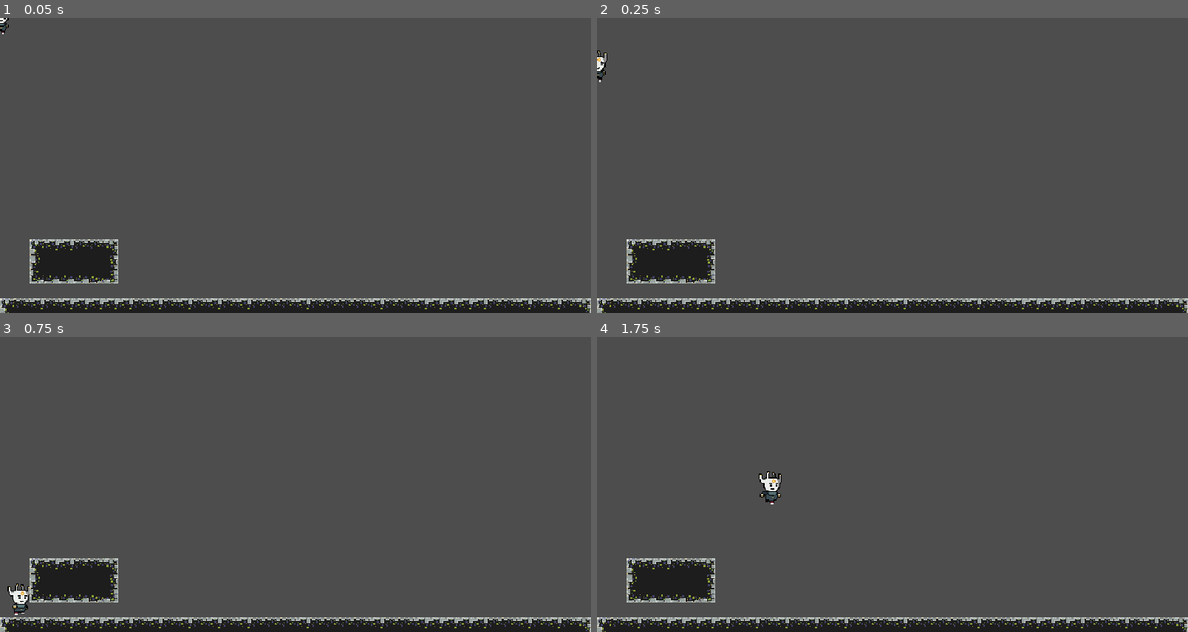
Above: before the commit, frames 1-4 (two rows, left to right).
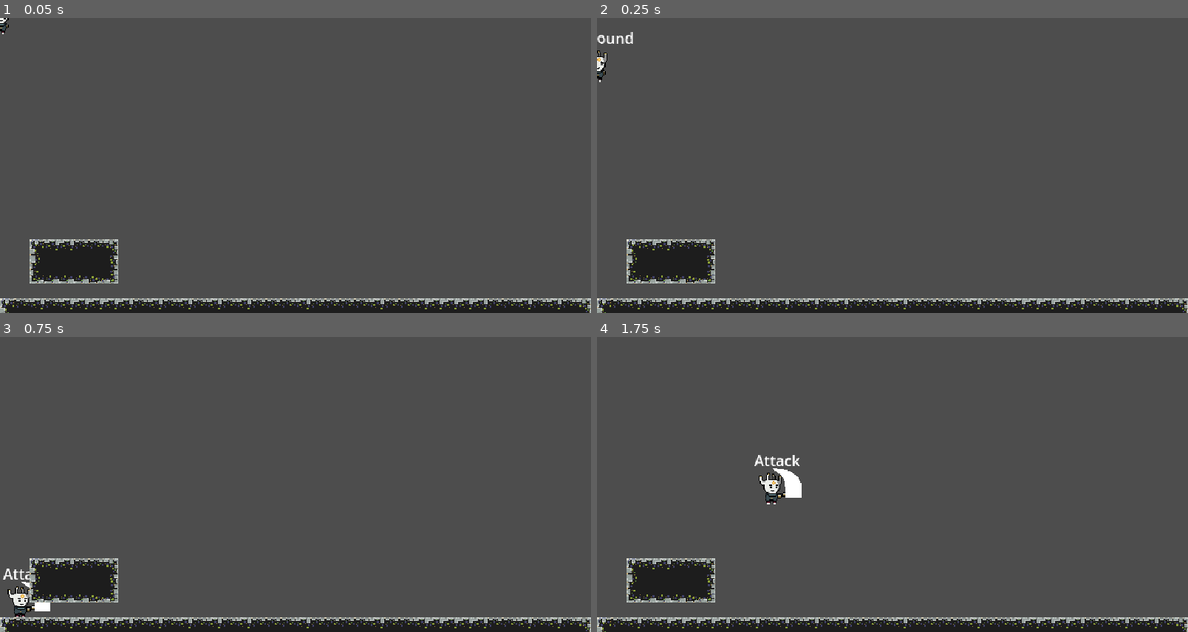
Above: after the commit, the same moments.

Repository: BugzTheBunny/GodotMetroidvania
Game: Godot game, scene res://Scenes/main.tscn
The game is run twice, just before and just after one commit, with the same random seed, the same clock (stepped at 60 frames per second) and the same inputs.
Inputs:
- Up to frame 1 (0.05 s): no input
- Up to frame 2 (0.25 s): no input
- Up to frame 3 (0.75 s): hold D (right) from 0.53 s (still down); hold E (action) from 0.53 s (still down)
- Up to frame 4 (1.75 s): keep holding D (right); tap Space (jump) at 0.77, 0.8, 1.07, 1.35, 1.52 s; release E (action) at 1.28 s; tap E (action) at 1.55 s

Frame 1 is identical in both runs. In frame 2, 0.1% of the frame differs, in the area x 0-7%, y 4-9%; in frame 3, 0.4%; in frame 4, 0.6%, in the area x 26-35%, y 40-57%.

Commit message:
player state machine is done

Diff:
--- /dev/null
+++ b/Actors/player/StateLabel.gd
@@ -0,0 +1,6 @@
+extends Label
+
+@export var state_machine : PlayerStateMachine
+
+func _physics_process(delta):
+	text = state_machine.current_state.name
--- a/Actors/player/player.gd
+++ b/Actors/player/player.gd
@@ -1,11 +1,12 @@
 extends CharacterBody2D
 class_name Player
 
+@export var animation_tree : AnimationTree
+@export var animation_player : AnimationPlayer
+@export var state_machine : PlayerStateMachine
 @export var movement_component : PlayerMovementComponent
-@export var state_machine : PlayerStateMachine
 
-@onready var animation_tree : AnimationTree = $AnimationTree
-@onready var animation_player : AnimationPlayer = $AnimationPlayer
+
 @onready var sprite : Sprite2D = $Sprite2D
 @onready var hurtbox : Area2D = %Hurtbox
 
@@ -17,7 +18,6 @@
 	movement_component.handle_sprite_facing = true
 	animation_tree.set("parameters/Move/blend_position",movement_component.movement_axis)
 	handle_sprite()
-	handle_sword()
 	move_and_slide()
 
 func can_move() -> bool:
@@ -28,7 +28,3 @@
 		hurtbox.rotation_degrees = 0
 	elif velocity.x < 0 :
 		hurtbox.rotation_degrees = 180
-
-func handle_sword():
-	if Input.is_action_just_pressed("action"):
-		animation_player.play("Sword")
--- a/Actors/player/player.tscn
+++ b/Actors/player/player.tscn
@@ -7,7 +7,8 @@
 [ext_resource type="Script" path="res://Scripts/StateMachines/player_state_machine/States/air_state.gd" id="4_pkk8p"]
 [ext_resource type="PackedScene" uid="uid://b7m3f0u7ojdk3" path="res://Components/Player/movement_component.tscn" id="4_sqth6"]
 [ext_resource type="PackedScene" uid="uid://cw510wouefcj0" path="res://Components/Actors/velocity_component.tscn" id="5_0asbe"]
-[ext_resource type="Script" path="res://Scripts/StateMachines/player_state_machine/States/landing_state.gd" id="5_bj78c"]
+[ext_resource type="Script" path="res://Scripts/StateMachines/player_state_machine/States/sword.gd" id="5_80q6b"]
+[ext_resource type="Script" path="res://Actors/player/StateLabel.gd" id="9_qfy80"]
 
 [sub_resource type="CapsuleShape2D" id="CapsuleShape2D_cjaiq"]
 
@@ -32,15 +33,111 @@
 blend_point_2/pos = -1.0
 blend_mode = 1
 
+[sub_resource type="AnimationNodeAnimation" id="AnimationNodeAnimation_t775w"]
+animation = &"attack"
+
+[sub_resource type="AnimationNodeAnimation" id="AnimationNodeAnimation_kstok"]
+animation = &"jump"
+
 [sub_resource type="AnimationNodeStateMachineTransition" id="AnimationNodeStateMachineTransition_ppyki"]
 advance_mode = 2
+
+[sub_resource type="AnimationNodeStateMachineTransition" id="AnimationNodeStateMachineTransition_13wxp"]
+
+[sub_resource type="AnimationNodeStateMachineTransition" id="AnimationNodeStateMachineTransition_jugg4"]
+
+[sub_resource type="AnimationNodeStateMachineTransition" id="AnimationNodeStateMachineTransition_ftsc0"]
+
+[sub_resource type="AnimationNodeStateMachineTransition" id="AnimationNodeStateMachineTransition_jbbst"]
+switch_mode = 2
+
+[sub_resource type="AnimationNodeStateMachineTransition" id="AnimationNodeStateMachineTransition_if0qq"]
+
+[sub_resource type="AnimationNodeStateMachineTransition" id="AnimationNodeStateMachineTransition_p6wfd"]
+switch_mode = 2
 
 [sub_resource type="AnimationNodeStateMachine" id="AnimationNodeStateMachine_3jlhd"]
 states/Move/node = SubResource("AnimationNodeBlendSpace1D_oes3m")
 states/Move/position = Vector2(349, 100)
-transitions = ["Start", "Move", SubResource("AnimationNodeStateMachineTransition_ppyki")]
+states/attack/node = SubResource("AnimationNodeAnimation_t775w")
+states/attack/position = Vector2(556, 41)
+states/jump/node = SubResource("AnimationNodeAnimation_kstok")
+states/jump/position = Vector2(349, -2)
+transitions = ["Start", "Move", SubResource("AnimationNodeStateMachineTransition_ppyki"), "Move", "jump", SubResource("AnimationNodeStateMachineTransition_13wxp"), "jump", "Move", SubResource("AnimationNodeStateMachineTransition_jugg4"), "Move", "attack", SubResource("AnimationNodeStateMachineTransition_ftsc0"), "attack", "Move", SubResource("AnimationNodeStateMachineTransition_jbbst"), "jump", "attack", SubResource("AnimationNodeStateMachineTransition_if0qq"), "attack", "jump", SubResource("AnimationNodeStateMachineTransition_p6wfd")]
+graph_offset = Vector2(-47, -134)
 
 [sub_resource type="AnimationNodeStateMachinePlayback" id="AnimationNodeStateMachinePlayback_2sf75"]
+
+[sub_resource type="Animation" id="Animation_wqyws"]
+length = 0.001
+tracks/0/type = "value"
+tracks/0/imported = false
+tracks/0/enabled = true
+tracks/0/path = NodePath("Sprite2D:frame")
+tracks/0/interp = 1
+tracks/0/loop_wrap = true
+tracks/0/keys = {
+"times": PackedFloat32Array(0),
+"transitions": PackedFloat32Array(1),
+"update": 1,
+"values": [0]
+}
+tracks/1/type = "value"
+tracks/1/imported = false
+tracks/1/enabled = true
+tracks/1/path = NodePath("Hurtbox/CollisionShape2D:disabled")
+tracks/1/interp = 1
+tracks/1/loop_wrap = true
+tracks/1/keys = {
+"times": PackedFloat32Array(0),
+"transitions": PackedFloat32Array(1),
+"update": 1,
+"values": [false]
+}
+
+[sub_resource type="Animation" id="Animation_vto1e"]
+resource_name = "attack"
+length = 0.4
+tracks/0/type = "value"
+tracks/0/imported = false
+tracks/0/enabled = true
+tracks/0/path = NodePath("Sprite2D:frame")
+tracks/0/interp = 1
+tracks/0/loop_wrap = true
+tracks/0/keys = {
+"times": PackedFloat32Array(0, 0.1, 0.2, 0.3),
+"transitions": PackedFloat32Array(1, 1, 1, 1),
+"update": 1,
+"values": [14, 15, 16, 17]
+}
+tracks/1/type = "value"
+tracks/1/imported = false
+tracks/1/enabled = true
+tracks/1/path = NodePath("Hurtbox/CollisionShape2D:disabled")
+tracks/1/interp = 1
+tracks/1/loop_wrap = true
+tracks/1/keys = {
+"times": PackedFloat32Array(0.1, 0.3),
+"transitions": PackedFloat32Array(1, 1),
+"update": 1,
+"values": [false, true]
+}
+
+[sub_resource type="Animation" id="Animation_nsbrs"]
+resource_name = "dead"
+length = 0.5
+tracks/0/type = "value"
+tracks/0/imported = false
+tracks/0/enabled = true
+tracks/0/path = NodePath("Sprite2D:frame")
+tracks/0/interp = 1
+tracks/0/loop_wrap = true
+tracks/0/keys = {
+"times": PackedFloat32Array(0, 0.1, 0.2, 0.3, 0.4),
+"transitions": PackedFloat32Array(1, 1, 1, 1, 1),
+"update": 1,
+"values": [20, 21, 22, 23, 24]
+}
 
 [sub_resource type="Animation" id="Animation_2rlry"]
 resource_name = "idle"
@@ -59,8 +156,10 @@
 "values": [0, 1, 2, 3, 4]
 }
 
-[sub_resource type="Animation" id="Animation_wqyws"]
-length = 0.001
+[sub_resource type="Animation" id="Animation_3vgrw"]
+resource_name = "jump"
+length = 0.2
+loop_mode = 1
 tracks/0/type = "value"
 tracks/0/imported = false
 tracks/0/enabled = true
@@ -71,7 +170,7 @@
 "times": PackedFloat32Array(0),
 "transitions": PackedFloat32Array(1),
 "update": 1,
-"values": [0]
+"values": [19]
 }
 
 [sub_resource type="Animation" id="Animation_ypbsr"]
@@ -91,82 +190,43 @@
 "values": [6, 7, 8, 9, 10, 13]
 }
 
-[sub_resource type="Animation" id="Animation_vto1e"]
-resource_name = "sword"
-length = 0.4
-tracks/0/type = "value"
-tracks/0/imported = false
-tracks/0/enabled = true
-tracks/0/path = NodePath("Sprite2D:frame")
-tracks/0/interp = 1
-tracks/0/loop_wrap = true
-tracks/0/keys = {
-"times": PackedFloat32Array(0, 0.1, 0.2, 0.3),
-"transitions": PackedFloat32Array(1, 1, 1, 1),
-"update": 1,
-"values": [14, 15, 16, 17]
-}
-
-[sub_resource type="Animation" id="Animation_3vgrw"]
-resource_name = "jump"
-length = 0.1
-loop_mode = 1
-tracks/0/type = "value"
-tracks/0/imported = false
-tracks/0/enabled = true
-tracks/0/path = NodePath("Sprite2D:frame")
-tracks/0/interp = 1
-tracks/0/loop_wrap = true
-tracks/0/keys = {
-"times": PackedFloat32Array(0),
-"transitions": PackedFloat32Array(1),
-"update": 1,
-"values": [19]
-}
-
-[sub_resource type="Animation" id="Animation_nsbrs"]
-resource_name = "dead"
-length = 0.5
-tracks/0/type = "value"
-tracks/0/imported = false
-tracks/0/enabled = true
-tracks/0/path = NodePath("Sprite2D:frame")
-tracks/0/interp = 1
-tracks/0/loop_wrap = true
-tracks/0/keys = {
-"times": PackedFloat32Array(0, 0.1, 0.2, 0.3, 0.4),
-"transitions": PackedFloat32Array(1, 1, 1, 1, 1),
-"update": 1,
-"values": [20, 21, 22, 23, 24]
-}
-
 [sub_resource type="AnimationLibrary" id="AnimationLibrary_l8le2"]
 _data = {
 "RESET": SubResource("Animation_wqyws"),
+"attack": SubResource("Animation_vto1e"),
 "dead": SubResource("Animation_nsbrs"),
 "idle": SubResource("Animation_2rlry"),
 "jump": SubResource("Animation_3vgrw"),
-"run": SubResource("Animation_ypbsr"),
-"sword": SubResource("Animation_vto1e")
-}
-
-[node name="Player" type="CharacterBody2D" node_paths=PackedStringArray("movement_component", "state_machine")]
+"run": SubResource("Animation_ypbsr")
+}
+
+[node name="Player" type="CharacterBody2D" node_paths=PackedStringArray("animation_tree", "animation_player", "state_machine", "movement_component")]
 script = ExtResource("1_yq83t")
+animation_tree = NodePath("AnimationTree")
+animation_player = NodePath("AnimationPlayer")
+state_machine = NodePath("PlayerStateMachine")
 movement_component = NodePath("MovementComponent")
-state_machine = NodePath("PlayerStateMachine")
-
-[node name="PlayerStateMachine" parent="." node_paths=PackedStringArray("current_state") instance=ExtResource("2_xk3ip")]
+
+[node name="PlayerStateMachine" parent="." node_paths=PackedStringArray("player", "current_state", "movement_component", "animation_tree") instance=ExtResource("2_xk3ip")]
+player = NodePath("..")
 current_state = NodePath("Ground")
-
-[node name="Ground" type="Node" parent="PlayerStateMachine"]
+movement_component = NodePath("../MovementComponent")
+animation_tree = NodePath("../AnimationTree")
+
+[node name="Ground" type="Node" parent="PlayerStateMachine" node_paths=PackedStringArray("air_state", "attack_state")]
 script = ExtResource("3_hf7ve")
-
-[node name="Air" type="Node" parent="PlayerStateMachine"]
+air_state = NodePath("../Air")
+attack_state = NodePath("../Attack")
+
+[node name="Air" type="Node" parent="PlayerStateMachine" node_paths=PackedStringArray("ground_state", "attack_state")]
 script = ExtResource("4_pkk8p")
-
-[node name="Landing" type="Node" parent="PlayerStateMachine"]
-script = ExtResource("5_bj78c")
-can_move = false
+ground_state = NodePath("../Ground")
+attack_state = NodePath("../Attack")
+
+[node name="Attack" type="Node" parent="PlayerStateMachine" node_paths=PackedStringArray("return_state", "default_state")]
+script = ExtResource("5_80q6b")
+return_state = NodePath("../Ground")
+default_state = NodePath("../Ground")
 
 [node name="MovementComponent" parent="." node_paths=PackedStringArray("velocity_component") instance=ExtResource("4_sqth6")]
 velocity_component = NodePath("../VelocityComponent")
@@ -189,7 +249,6 @@
 [node name="CollisionShape2D" type="CollisionShape2D" parent="Hurtbox"]
 position = Vector2(22, -5.57899e-05)
 shape = SubResource("RectangleShape2D_oexb7")
-disabled = true
 debug_color = Color(0.984314, 0, 0.337255, 0.419608)
 
 [node name="AnimationTree" type="AnimationTree" parent="."]
@@ -202,3 +261,13 @@
 libraries = {
 "": SubResource("AnimationLibrary_l8le2")
 }
+
+[node name="StateLabel" type="Label" parent="." node_paths=PackedStringArray("state_machine")]
+offset_left = -19.0
+offset_top = -43.0
+offset_right = 21.0
+offset_bottom = -20.0
+script = ExtResource("9_qfy80")
+state_machine = NodePath("../PlayerStateMachine")
+
+[connection signal="animation_finished" from="AnimationTree" to="PlayerStateMachine/Attack" method="_on_animation_tree_animation_finished"]
--- /dev/null
+++ b/Actors/player/sword.gd
@@ -0,0 +1 @@
+extends Node
--- a/Components/Player/movement_component.gd
+++ b/Components/Player/movement_component.gd
@@ -1,5 +1,8 @@
 extends Node
 class_name PlayerMovementComponent
+
+signal sig_jump
+signal sig_double_jump
 
 @export var velocity_component : VelocityComponent
 @export var gravity : float = 30
@@ -47,10 +50,12 @@
 func handle_double_jump():
 	if !is_double_jumped and Input.is_action_just_pressed("jump") and !owner.is_on_floor():
 		is_double_jumped = true
+		sig_double_jump.emit()
 		owner.velocity.y =- jump_velocity
 
 func handle_jump():
 	if Input.is_action_just_pressed("jump") and owner.is_on_floor():
+		sig_jump.emit()
 		owner.velocity.y =- jump_velocity
 
 func handle_gravity():
--- a/Scripts/StateMachines/player_state_machine/State.gd
+++ b/Scripts/StateMachines/player_state_machine/State.gd
@@ -4,3 +4,21 @@
 @export var can_move : bool = true :
 	get: return can_move
 	set(value): can_move = value
+
+var player : Player
+var next_state : State
+var animation_tree: AnimationTree
+var movement_component: PlayerMovementComponent
+var playback : AnimationNodeStateMachinePlayback
+
+func state_process(delta):
+	pass
+
+func state_input(event):
+	pass
+
+func on_enter():
+	pass
+
+func on_exit():
+	pass
--- a/Scripts/StateMachines/player_state_machine/States/air_state.gd
+++ b/Scripts/StateMachines/player_state_machine/States/air_state.gd
@@ -1,2 +1,18 @@
 extends State
 class_name AirState
+
+@export var ground_state : GroundState
+@export var attack_state : AttackState
+
+func state_input(event:InputEvent):
+	if event.is_action_pressed("action"):
+		on_attack()
+
+func on_attack():
+	next_state = attack_state
+	playback.travel("attack")
+
+
+func state_process(delta):
+	if player.is_on_floor():
+		next_state = ground_state
--- a/Scripts/StateMachines/player_state_machine/States/ground_state.gd
+++ b/Scripts/StateMachines/player_state_machine/States/ground_state.gd
@@ -1,2 +1,29 @@
 extends State
 class_name GroundState
+
+@export var air_state : AirState
+@export var attack_state : AttackState
+
+func _ready():
+	movement_component = get_parent().movement_component
+	movement_component.connect("sig_jump",on_jump)
+	movement_component.connect("sig_double_jump",on_double_jump)
+
+func state_process(delta):
+	if player.is_on_floor():
+		playback.travel("Move")
+
+func state_input(event:InputEvent):
+	if event.is_action_pressed("action"):
+		on_attack()
+
+func on_jump():
+	next_state = air_state
+	playback.travel("jump")
+
+func on_double_jump():
+	pass
+
+func on_attack():
+	next_state = attack_state
+	playback.travel("attack")
--- a/Scripts/StateMachines/player_state_machine/States/landing_state.gd
+++ /dev/null
@@ -1,2 +0,0 @@
-extends State
-class_name LandingState
--- /dev/null
+++ b/Scripts/StateMachines/player_state_machine/States/sword.gd
@@ -0,0 +1,9 @@
+extends State
+class_name AttackState
+
+@export var return_state : State
+@export var default_state : GroundState
+
+func _on_animation_tree_animation_finished(anim_name):
+	if anim_name == "attack":
+		next_state = return_state
--- a/Scripts/StateMachines/player_state_machine/player_state_machine.gd
+++ b/Scripts/StateMachines/player_state_machine/player_state_machine.gd
@@ -1,21 +1,43 @@
 extends Node
 class_name PlayerStateMachine
 
+@export var player : Player
 @export var current_state : State
+@export var movement_component : PlayerMovementComponent
+@export var animation_tree : AnimationTree
 
 var states : Array[State]
 
 func _ready():
 	setup_states()
 
+func _physics_process(delta):
+	if (current_state.next_state != null):
+		switch_states(current_state.next_state)
+
+	current_state.state_process(delta)
+
+func switch_states(new_state:State):
+	# If switching state, use on exit of state
+	if current_state != null:
+		current_state.on_exit()
+		current_state.next_state = null
+
+	current_state = new_state
+
+	current_state.on_enter()
+
+# Managing state input
+func _input(event:InputEvent):
+	current_state.state_input(event)
+
+# Handling initial states creation list and appending requirements for states.
 func setup_states():
 	for child in get_children():
 		if child is State:
+			child.player = player
+			child.playback = animation_tree["parameters/playback"]
+			child.animation_tree = animation_tree
 			states.append(child)
-
-			# MovementComponent
-
-			# Animation Tree
-
 		else:
 			push_warning(child.name + " is not a State")
Not shown: 1 places in Actors/player/player.tscn that only renumber resources
